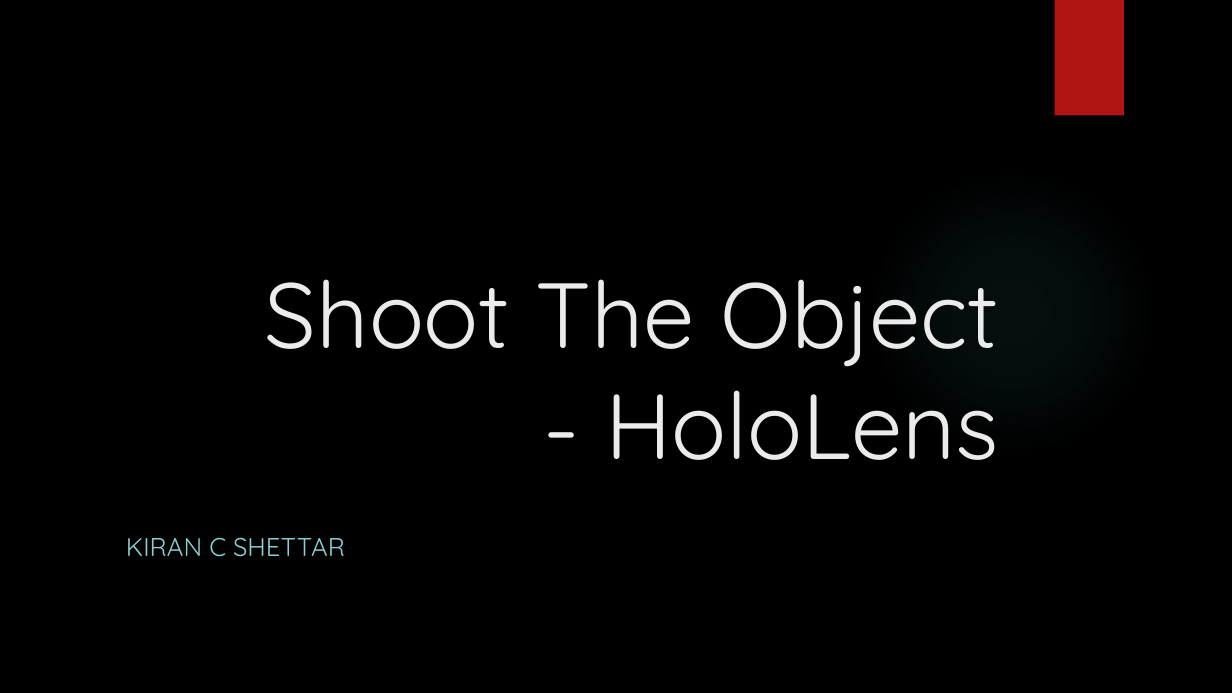
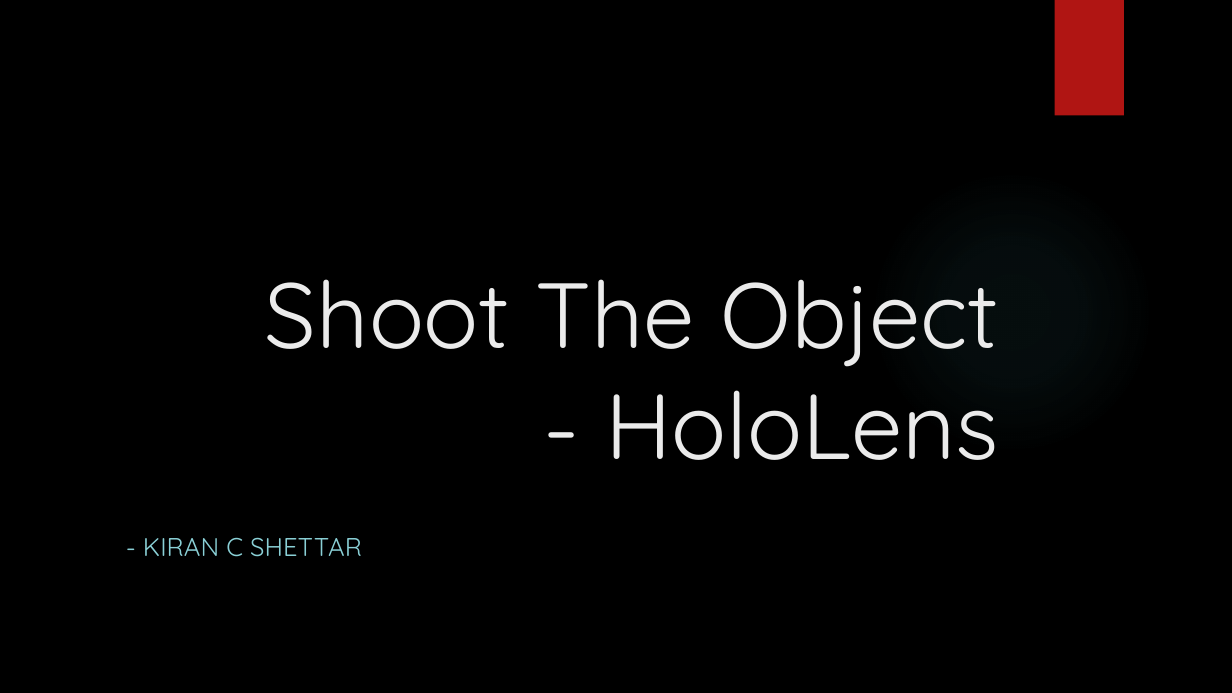
Before and after one commit to kcshettar/cg2f2017, a slide deck: slide 1 of Project/Final Presentation/Shoot The Object - Presentation.pptx. Drawn at 1232x693 pixels with LibreOffice and Linux fonts; fonts in the diff are those of the drawing; background and template pictures are left out. Boxes give left, top, right and bottom in pixels: in the first picture for what was removed or moved away, otherwise in the second. Text is boxed around its words. In the diff, an @@ line names an element or a change of style, - is before the commit and + after.

```diff
--- a/Project/Final Presentation/Shoot The Object - Presentation.pptx
+++ b/Project/Final Presentation/Shoot The Object - Presentation.pptx
@@ subtitle at (143,537,362,557): text changed @@
-KIRAN C SHETTAR
+- KIRAN C SHETTAR
```
Also in this commit, not shown: 6 other files.
